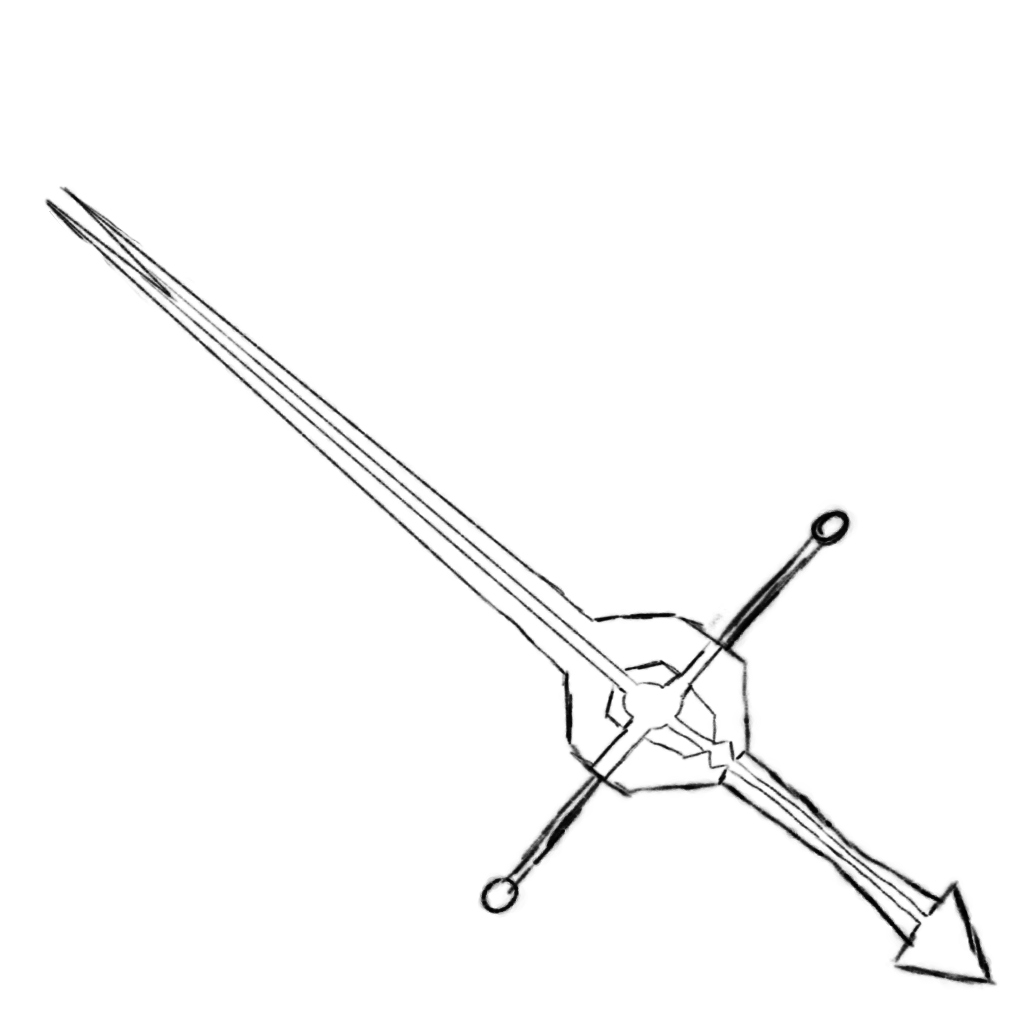
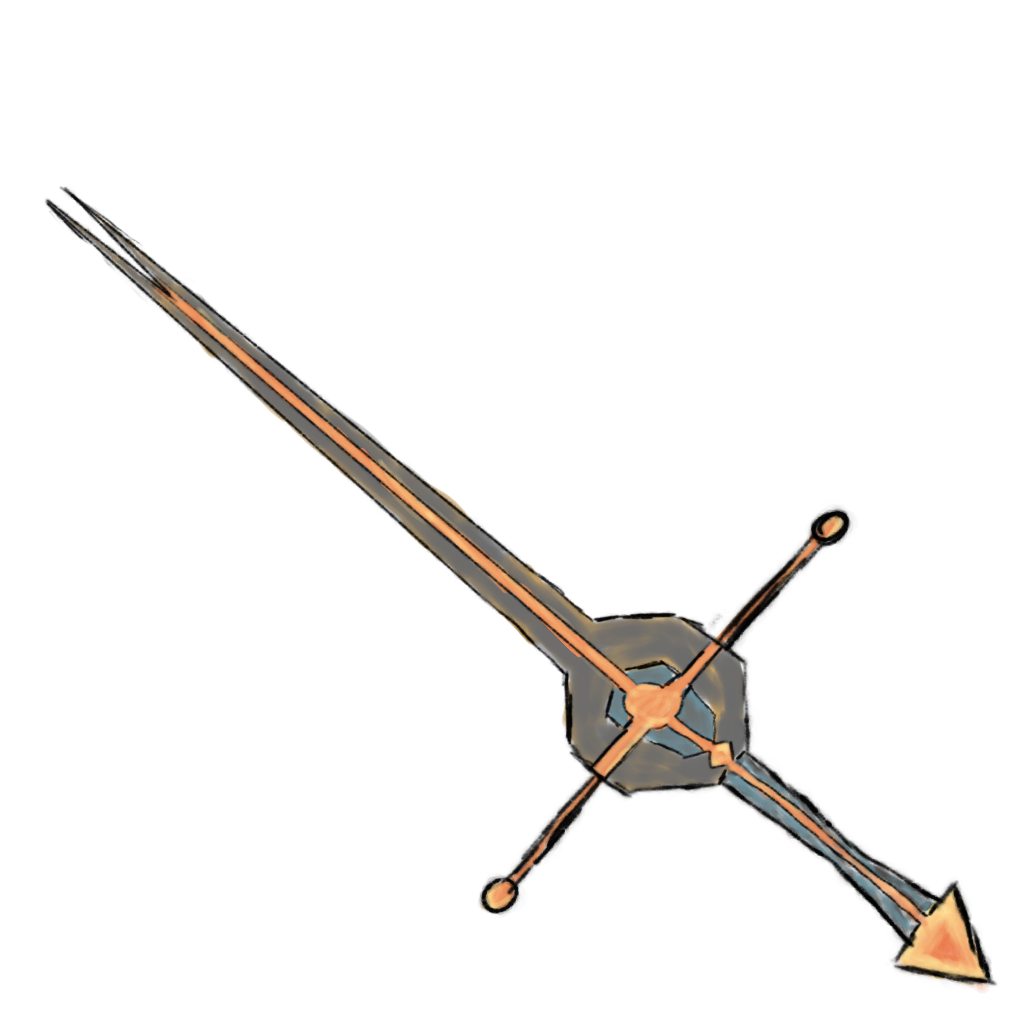
Layer changes from the first 1024×1024 image to the second:
painted on "Malebene 3" over (63, 213, 990, 994)
renamed "Malebene 2" to "energy_color", painted on it over (128, 256, 990, 994)
added layer "SWORD-Color" above "Malebene 4" over (63, 213, 768, 832)
added layer "Malebene 4" above "eye_color" over (64, 213, 768, 832)
added layer "eye_color" above "handle_color" over (576, 640, 765, 768)
added layer "handle_color" above "Chronicle_2_render_dark_cloud.png" over (704, 704, 960, 960)
